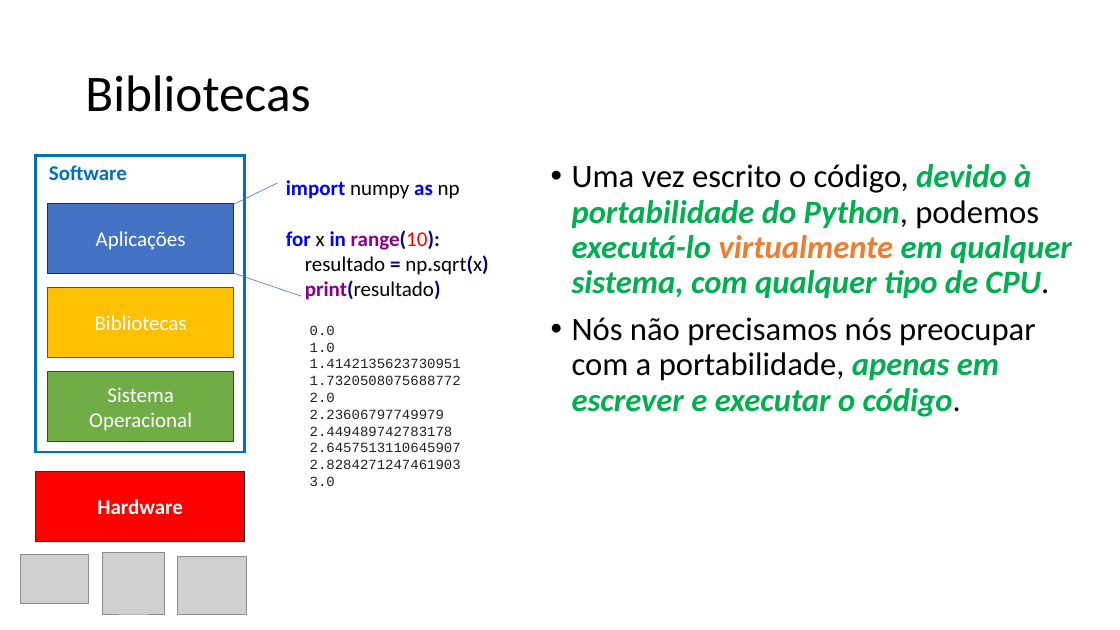
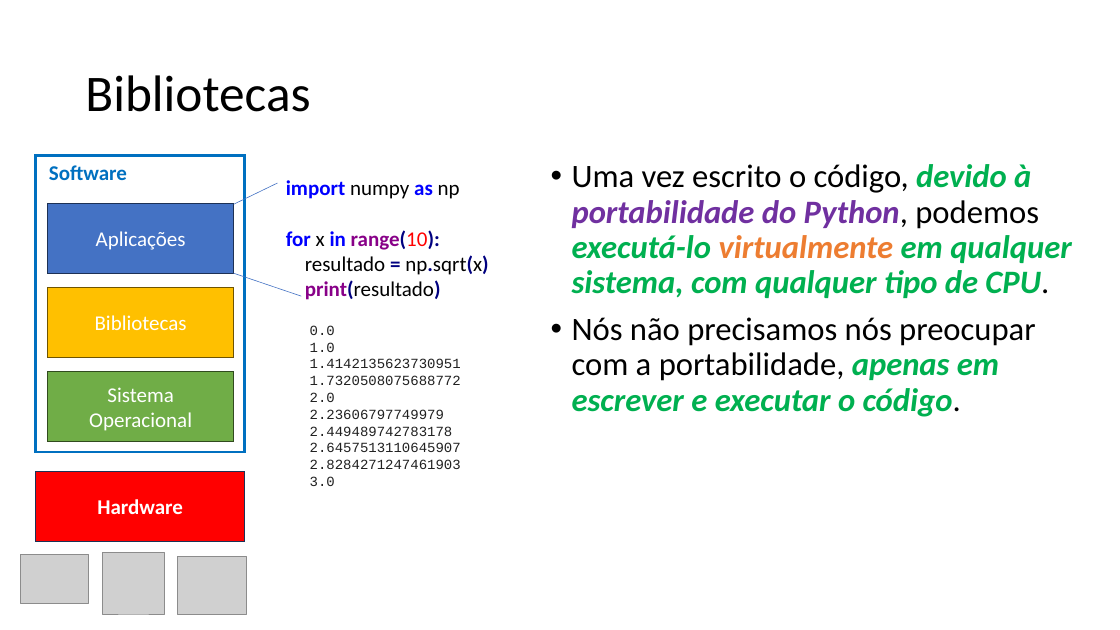
Before and after one commit to zz4fap/tp557-iot-ml, a slide deck: slide 36 of slides/TP557_2_Desafios_do_TinyML_sistemas_embarcados.pptx. Drawn at 1120x630 pixels with LibreOffice and Linux fonts; fonts in the diff are those of the drawing; grey boxes stand for pictures. Boxes give left, top, right and bottom in pixels: in the first picture for what was removed or moved away, otherwise in the second. Text is boxed around its words. In the diff, an @@ line names an element or a change of style, - is before the commit and + after.

```diff
--- a/slides/TP557_2_Desafios_do_TinyML_sistemas_embarcados.pptx
+++ b/slides/TP557_2_Desafios_do_TinyML_sistemas_embarcados.pptx
@@ text at bbox=[572, 164, 1072, 298]: text colour #00B050 to #7030A0 in "portabilidade do Python," @@
```
Also in this commit, not shown: 9 other slides changed, 1 other file.
